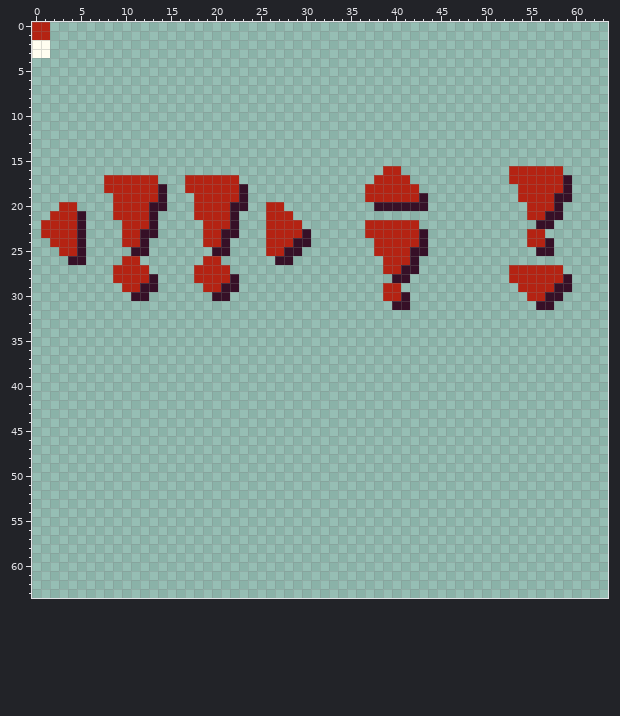
Pixel-art file -- res/img/overlayelements.aseprite. Above is the file before it was changed.
64x64 pixels, 1 frame. Colours within 5 levels of each other are drawn and written as one.
The result:
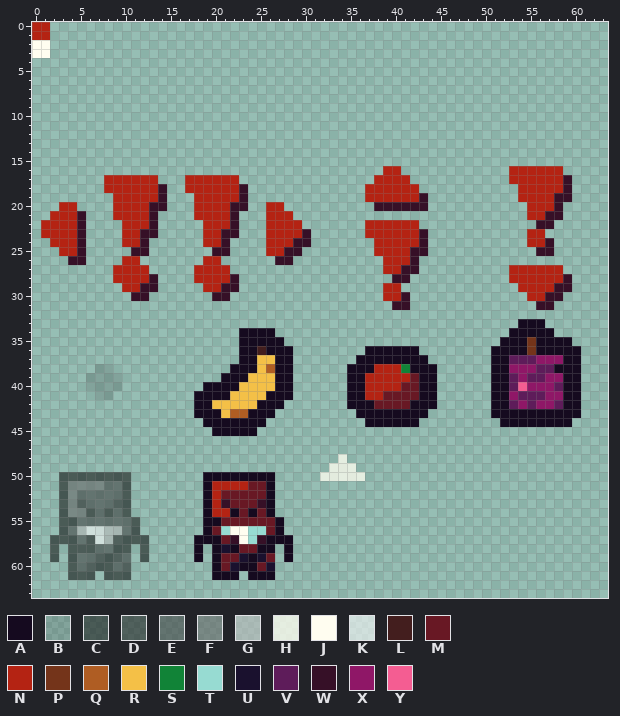
Palette (. is transparent): A #150a1f  B #15151528  C #15151596  D #20202096  E #40404096  F #64646496  G #b9b9b996  H #fffdf0c1  J #fffdf0  K #f8f8f896  L #431e1e  M #681824  N #b42313  P #74341a  Q #af5d23  R #f4c047  S #118337  T #97dbd2  U #1a112e  V #5e1c5a  W #361027  X #8f1767  Y #f45d92
The exact change:
Changed rows in their new state; - is an unchanged pixel.
first column x 2:
33 ----------------------------------------------------AAA----
34 ---------------------AAAA--------------------------AAAAA---
35 ---------------------AAAAA------------------------AAAPAAAA-
36 ---------------------AALAAA--------AAAAAA--------AAAAPAAAAA
37 ---------------------AARRAA-------AAAAAAAA-------AAVVVXXXAA
38 -----BB-------------AAARQAA------AAANNNSAAA------AAXXXVVAAA
39 ----BBBB-----------AAARRRAA------AANNNNNMAA------AAVXVVXXAA
40 ----BBBB---------AAAARRRRAA------AANNNNMMAA------AAVYXXXVAA
41 -----BB---------AAAARRRRAAA------AANNMMMMAA------AAXVVVXXAA
42 ----------------AARRRRRAAA-------AAAMMMMAAA------AAVXVXXVAA
43 ----------------AAARQQAAA---------AAAAAAAA-------AAAAAAAAAA
44 -----------------AAAAAAA-----------AAAAAA---------AAAAAAAA-
45 ------------------AAAAA------------------------------------
48 --------------------------------H--------------------------
49 -------------------------------HHH-------------------------
50 -CCCCCCCC--------AAAAAAAA-----HHHHH------------------------
51 -CFFFFEEC--------ANNNNMMA----------------------------------
52 -CFEEEEEC--------ANMMMMMA----------------------------------
53 -CFDEEEDC--------ANWMMMWA----------------------------------
54 -CFFCECEC--------ANNAMAMA----------------------------------
55 -CCEEEEEEC-------AAMMMMMMA---------------------------------
56 -CEGKKGGEC-------AMTJJTTMA---------------------------------
57 CCCEDKGDCCC-----AAAMWJTWAAA--------------------------------
58 C-CDCEECC-C-----A-AUAMMAA-A--------------------------------
59 C-CEEDCDE-C-----A-AMMUAUM-A--------------------------------
60 --CEDCCED---------AMUAAMU----------------------------------
61 --CCC-CCC---------AAA-AAA----------------------------------
Boxes around the changes in both pictures, in picture pixels (x1, y1, x2, y2):
added: (491, 319, 581, 427)
added: (194, 328, 293, 580)
added: (347, 346, 437, 427)
added: (86, 364, 122, 400)
added: (320, 454, 365, 481)
added: (50, 472, 149, 580)
